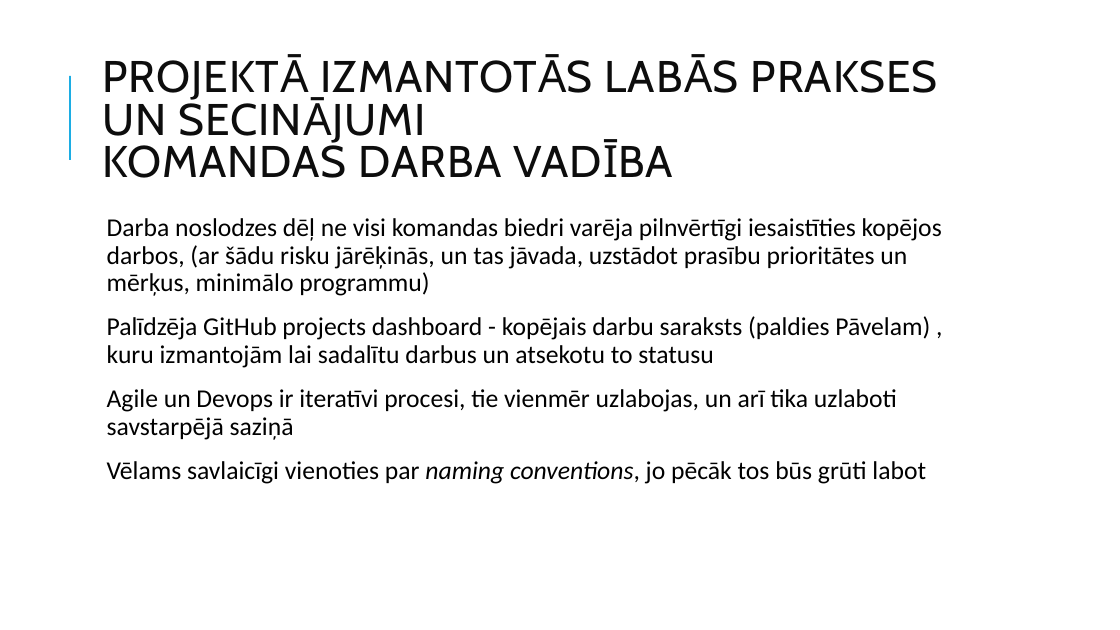
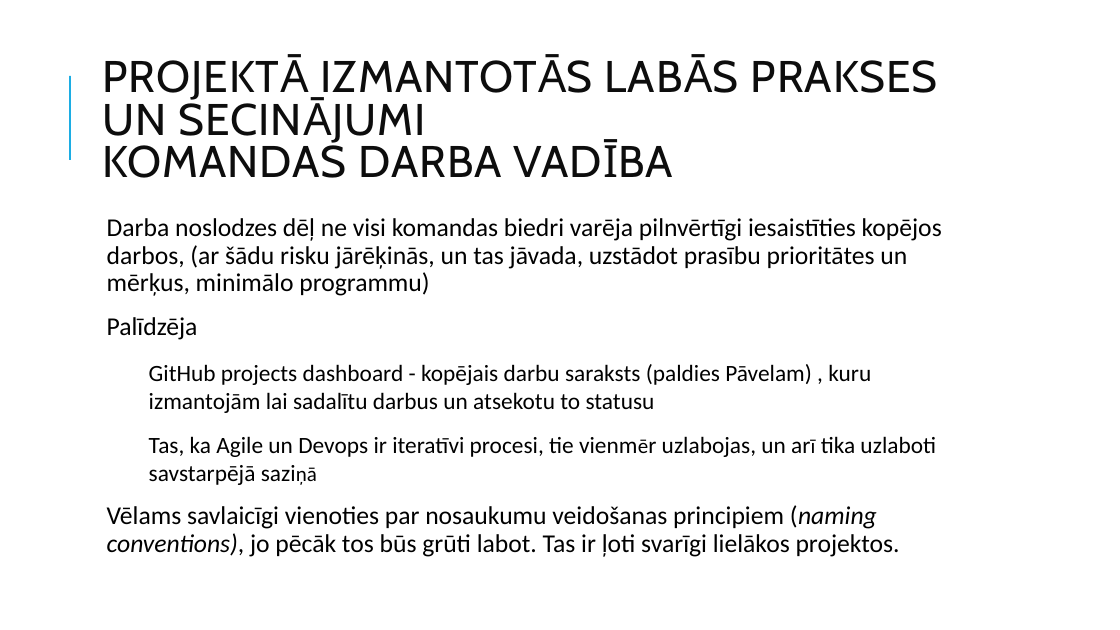
Before and after one commit to DitaGabalina/devops_db_group, a slide deck: slide 7 of docs/Slaidi.2022.07.04_v2.pptx. Drawn at 1120x630 pixels with LibreOffice and Linux fonts; fonts in the diff are those of the drawing. Boxes give left, top, right and bottom in pixels: in the first picture for what was removed or moved away, otherwise in the second. Text is boxed around its words. In the diff, an @@ line names an element or a change of style, - is before the commit and + after.

Commit message:
Presentation updated

```diff
--- a/docs/Slaidi.2022.07.04_v2.pptx
+++ b/docs/Slaidi.2022.07.04_v2.pptx
@@ text at (107, 317, 936, 557): text changed; size 22 to 20 pt @@
-  Palīdzēja GitHub projects dashboard - kopējais darbu saraksts (paldies Pāvelam) , kuru izmantojām lai sadalītu darbus un atsekotu to statusu
-  Agile un Devops ir iteratīvi procesi, tie vienmēr uzlabojas, un arī tika uzlaboti savstarpējā saziņā
-  Vēlams savlaicīgi vienoties par naming conventions, jo pēcāk tos būs grūti labot
+  Palīdzēja
+    GitHub projects dashboard - kopējais darbu saraksts (paldies Pāvelam) , kuru izmantojām lai sadalītu darbus un atsekotu to statusu
+    Tas, ka Agile un Devops ir iteratīvi procesi, tie vienmēr uzlabojas, un arī tika uzlaboti savstarpējā saziņā
+  Vēlams savlaicīgi vienoties par nosaukumu veidošanas principiem (naming conventions), jo pēcāk tos būs grūti labot. Tas ir ļoti svarīgi lielākos projektos.
```
Also in this commit, not shown: 10 other slides changed, 1 other file.
